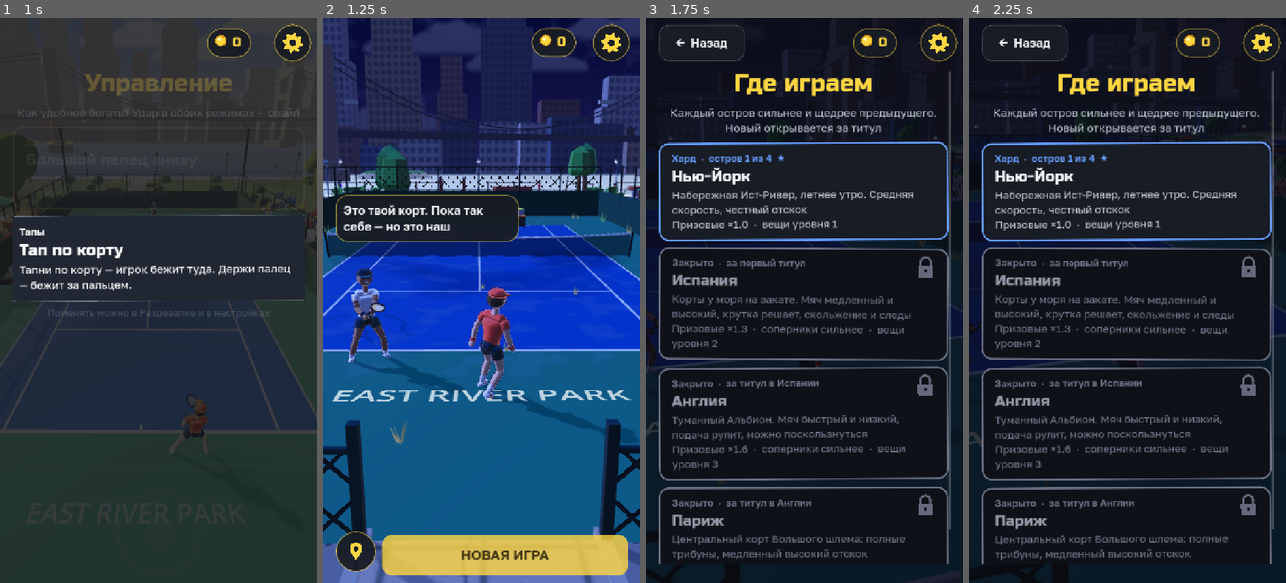
Above: before the commit, frames 1-4 (left to right).
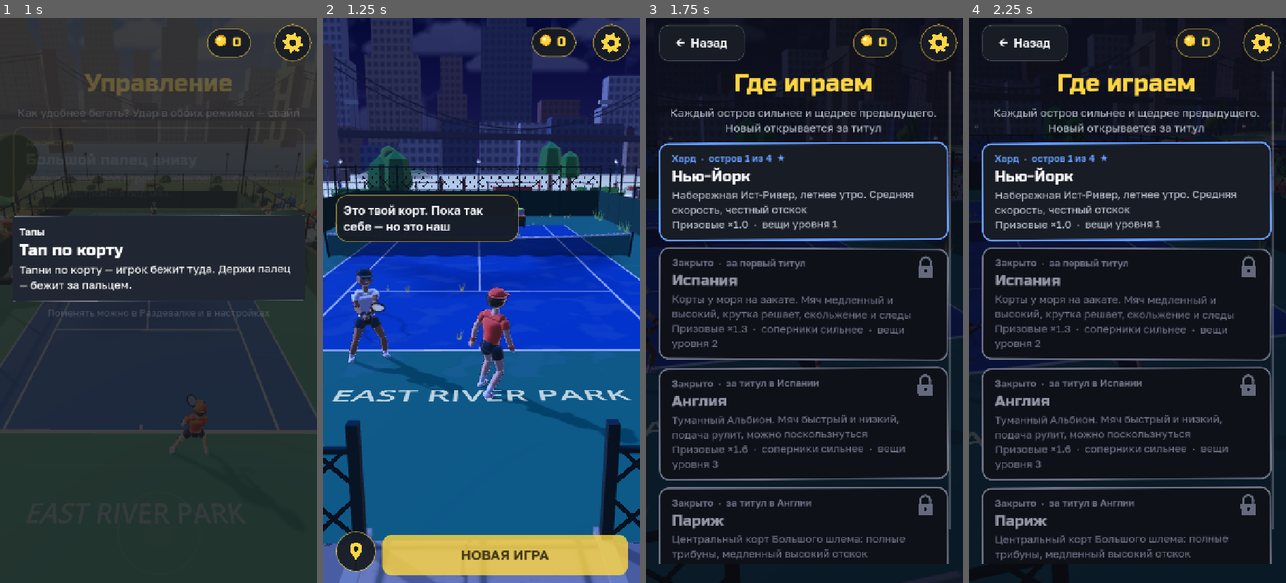
Above: after the commit, the same moments.

Repository: raqavifeb155-lgtm/tennisisi
Game: Godot game, scene res://scenes/main.tscn
The game is run twice, just before and just after one commit, with the same random seed, the same clock (stepped at 60 frames per second) and the same inputs.
Inputs (mouse positions are in pixels of both pictures, inside the frame that each line leads up to):
- Up to frame 1 (1 s): move the mouse to (228, 272) at 0.52 s; hold D from 0.53 s (still down); click (228, 272) at 0.67 s
- Up to frame 2 (1.25 s): keep holding D
- Up to frame 3 (1.75 s): release D at 1.25 s; click "НОВАЯ ИГРА" at 1.25 s
- Up to frame 4 (2.25 s): drag from (1064, 328) to (1111, 413) at 2.02 s

Frame 1 is identical in both runs. In frame 2, 1.7% of the frame differs, in the area x 0-98%, y 21-76%; in frame 3, less than 0.1%; in frame 4, less than 0.1%.

Commit message:
H-6: no tree clumps or hedges at the fence's corners (the corner views stay clear)
Co-Authored-By: Claude Sonnet 5.5 <noreply@anthropic.com>

Diff:
--- a/scripts/club/world/club_layout.gd
+++ b/scripts/club/world/club_layout.gd
@@ -167,23 +167,23 @@
 static func _park(p: ClubProps) -> void:
 	# The lawn north of the court is kept open (the river and the bridge are the view);
 	# trees stand at the edges, bunched, never in rows.
-	_clump(p, Vector2(-44.0, -33.0), 6, 7.0)
+	_clump(p, Vector2(-36.0, -29.0), 5, 5.0)
 	_clump(p, Vector2(-30.0, -36.0), 3, 4.5, ["tree_round", "tree_fat"])
 	_clump(p, Vector2(36.0, -37.0), 4, 5.0)
-	_clump(p, Vector2(50.0, -30.0), 5, 5.5)
+	_clump(p, Vector2(42.0, -29.0), 4, 4.5)
 	_clump(p, Vector2(-10.0, -37.0), 2, 2.5, ["tree_fat"])
 	_clump(p, Vector2(10.0, -38.0), 2, 2.5, ["tree_round"])
 	# the east lawn, around the academy's plot
 	_clump(p, Vector2(46.0, -12.0), 5, 6.0)
 	_clump(p, Vector2(52.0, 4.0), 4, 4.5)
 	_clump(p, Vector2(42.0, 25.0), 6, 7.0)
-	_clump(p, Vector2(32.0, 38.0), 4, 5.0)
-	_clump(p, Vector2(50.0, 36.0), 4, 5.0)
+	_clump(p, Vector2(30.0, 34.0), 4, 4.0)
+	_clump(p, Vector2(42.0, 31.0), 3, 4.0)
 	_tree(p, 36.0, 3.0, "tree_oak", 1.25)
 	# the west lawn, below and above the arena's plot
-	_clump(p, Vector2(-45.0, 30.0), 6, 8.0)
+	_clump(p, Vector2(-40.0, 26.0), 5, 6.0)
 	_clump(p, Vector2(-30.0, 38.0), 4, 6.0)
-	_clump(p, Vector2(-52.0, 40.0), 3, 3.5)
+	_clump(p, Vector2(-42.0, 35.0), 3, 3.5)
 	_clump(p, Vector2(-26.0, 12.0), 2, 2.5, ["tree_round"])
 	_clump(p, Vector2(-25.0, -10.0), 2, 2.5, ["tree_fat"])
 	# between the court and the pavilions, and by the paths
@@ -613,11 +613,11 @@
 		var gp := p.at("gatepost", Vector3(x, LAWN, ClubFence.NORTH), 0.0, 1.0)
 		gp.far = true
 	var spots := []
-	for x in [-48.0, -33.0, -14.0, 14.0, 30.0, 47.0]:
+	for x in [-40.0, -30.0, -14.0, 14.0, 30.0, 40.0]:
 		spots.append([Vector2(x, ClubFence.NORTH + 0.9), Vector2(1, 0)])
-	for x in [-47.0, -30.0, 22.0, 40.0]:
+	for x in [-36.0, -24.0, 22.0, 34.0]:
 		spots.append([Vector2(x, ClubFence.SOUTH - 0.9), Vector2(1, 0)])
-	for z in [-30.0, -14.0, 4.0, 22.0, 34.0]:
+	for z in [-26.0, -14.0, 4.0, 22.0]:
 		spots.append([Vector2(ClubFence.WEST + 0.9, z), Vector2(0, 1)])
 		spots.append([Vector2(ClubFence.EAST - 0.9, z + 6.0), Vector2(0, 1)])
 	var k := 0
